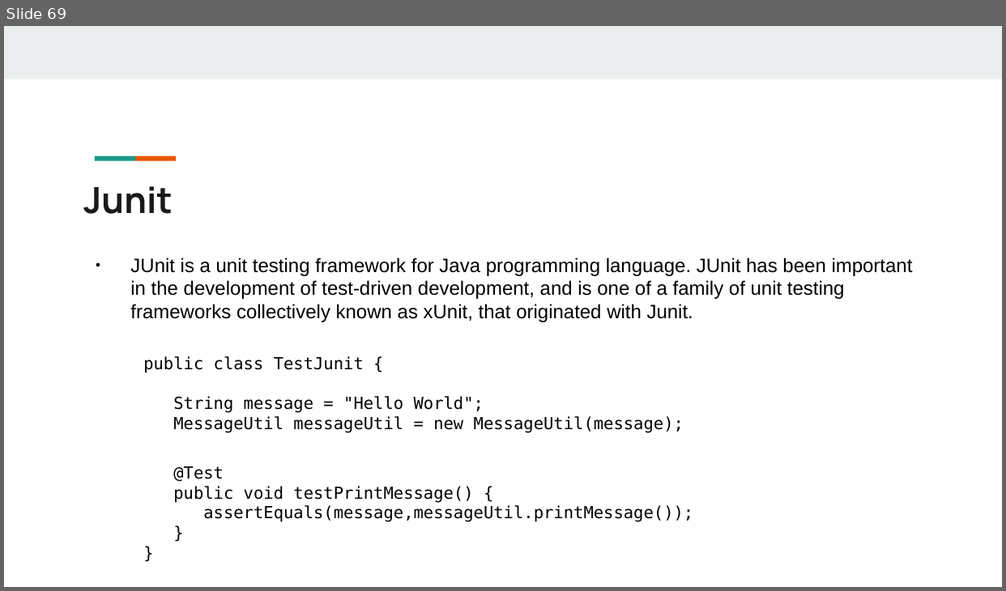
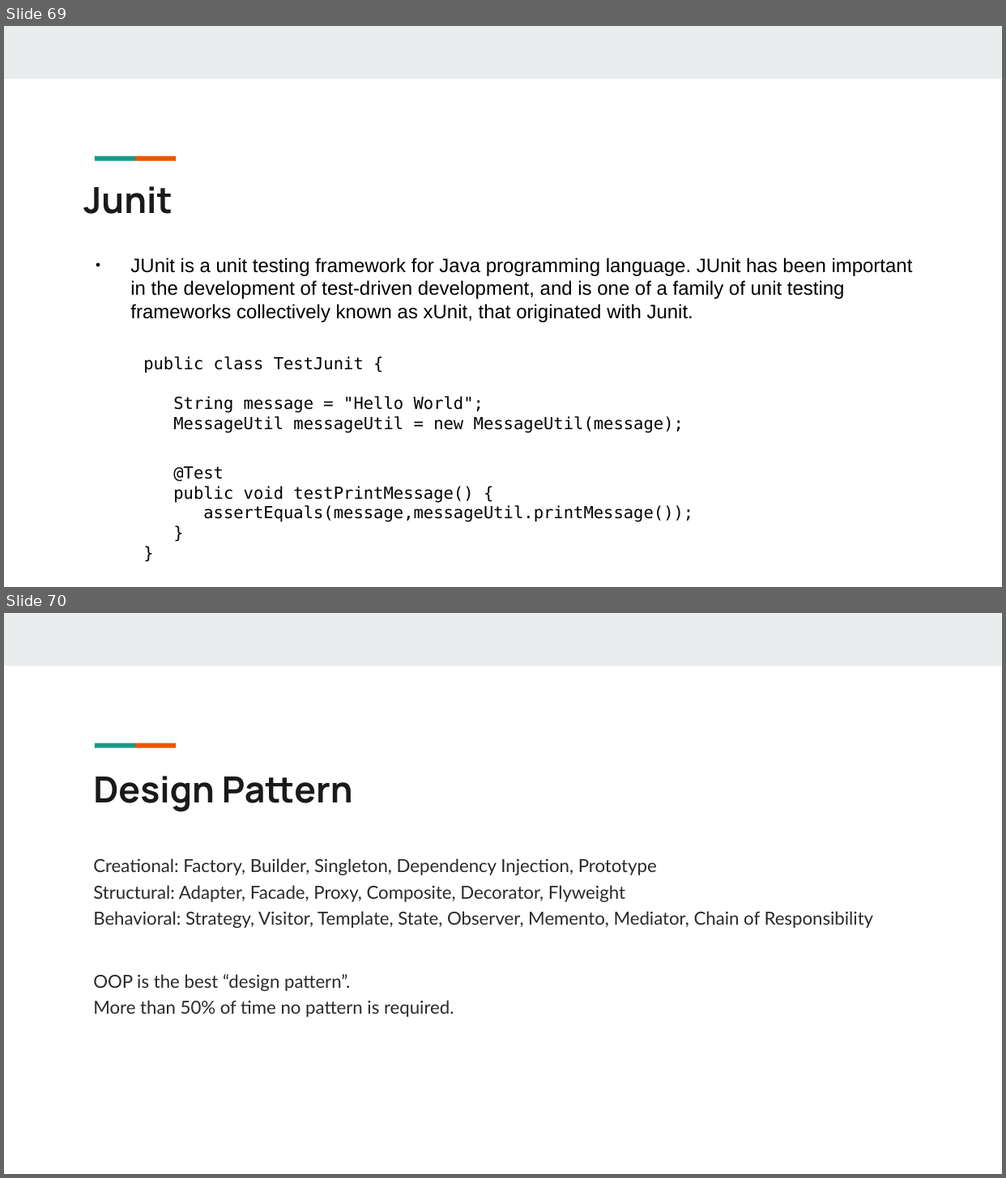
Before and after one commit to liangduo1993/javaee, a slide deck: JaveEE.pptx. Shown one above the other, each under a label of ours: slide 69 before the commit, slides 69 and 70 after it. The pictures are 1006x591 and 1006x1178 pixels, drawn with LibreOffice and Linux fonts; fonts in the diff are those of the drawing; background and template pictures are left out. Boxes give left, top, right and bottom in pixels: in the first picture for what was removed or moved away, otherwise in the second. Text is boxed around its words. In the diff, an @@ line names an element or a change of style, - is before the commit and + after.

Commit message:
Design pattern 1

```diff
--- a/JaveEE.pptx
+++ b/JaveEE.pptx
@@ slide 70 added at <box>4,613,1002,1174</box>, background #FFFFFF; not listed: 3 template elements that a slide beside it also shows @@
@@ text added at <box>93,776,353,812</box>, 26 pt, text #1A1A1A, bold @@
+Design Pattern
@@ text added at <box>93,858,874,1017</box>, 13 pt, text #2A2A2A @@
+Creational: Factory, Builder, Singleton, Dependency Injection, Prototype
+Structural: Adapter, Facade, Proxy, Composite, Decorator, Flyweight
+Behavioral: Strategy, Visitor, Template, State, Observer, Memento, Mediator, Chain of Responsibility
+OOP is the best “design pattern”.
+More than 50% of time no pattern is required.
```
Also in this commit, not shown: 12 slides changed, 19 other files.
